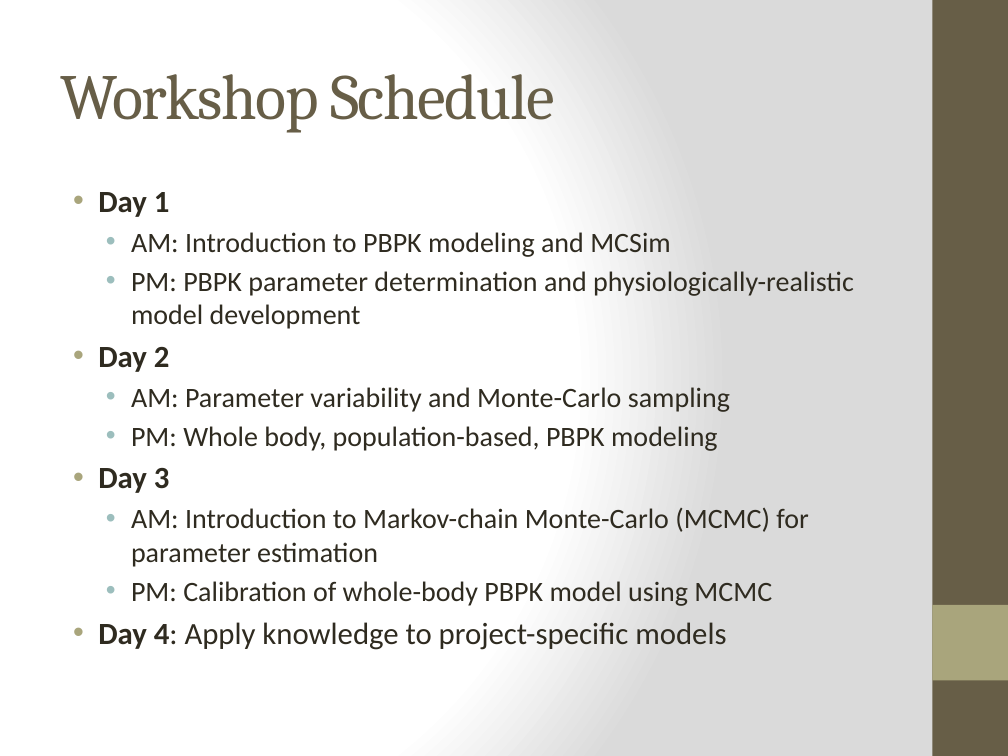
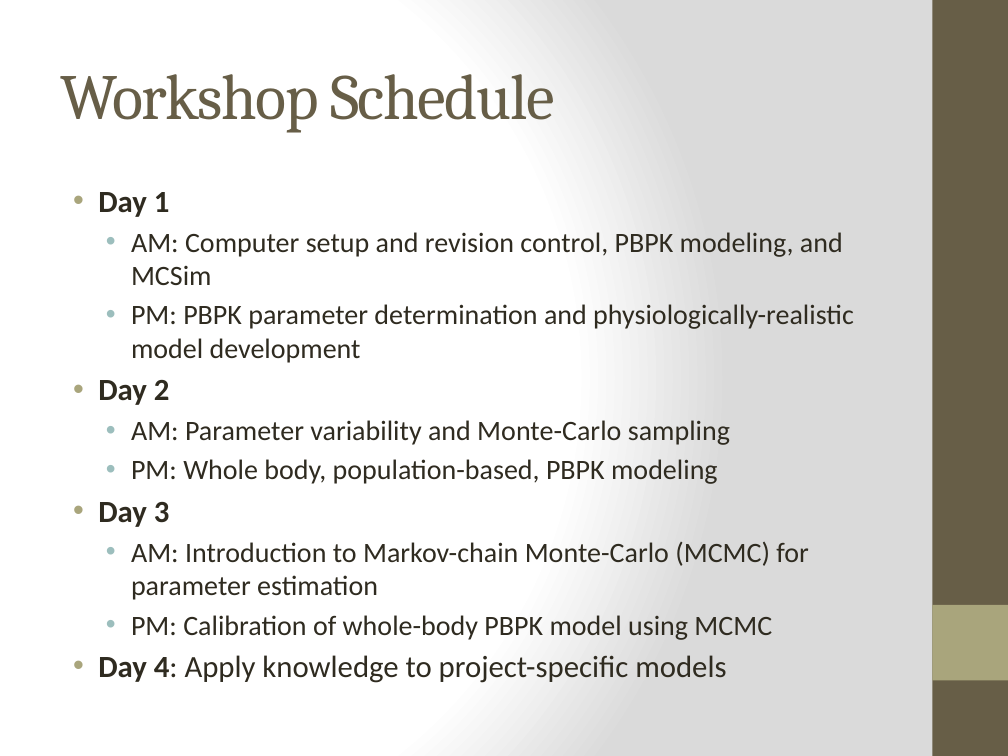
Before and after one commit to CSU-QSPT/PBPK-workshop, a slide deck: slide 3 of Day1_AM/Workshop Overview.pptx. Drawn at 1008x756 pixels with LibreOffice and Linux fonts; fonts in the diff are those of the drawing. Boxes give left, top, right and bottom in pixels: in the first picture for what was removed or moved away, otherwise in the second. Text is boxed around its words. In the diff, an @@ line names an element or a change of style, - is before the commit and + after.

Commit message:
Split intro and add a presentation about setup and git

```diff
--- a/Day1_AM/Workshop Overview.pptx
+++ b/Day1_AM/Workshop Overview.pptx
@@ text at (131, 232, 843, 285): text changed @@
-  • AM: Introduction to PBPK modeling and MCSim
+  • AM: Computer setup and revision control, PBPK modeling, and MCSim
```
Also in this commit, not shown: 1 other slide changed, 3 slides removed, 1 other file.
